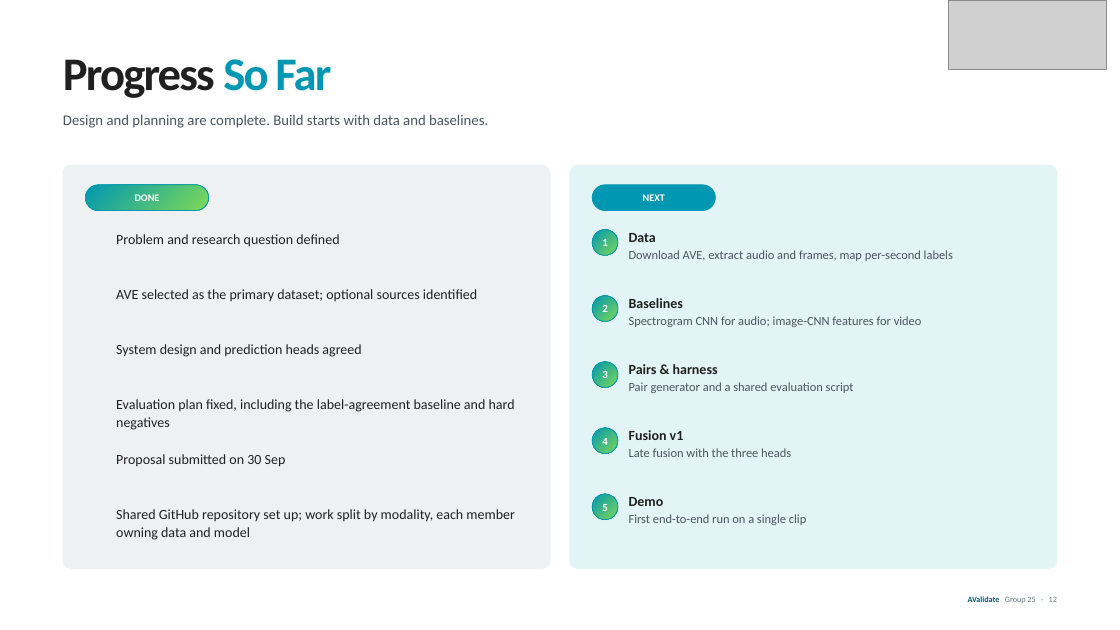
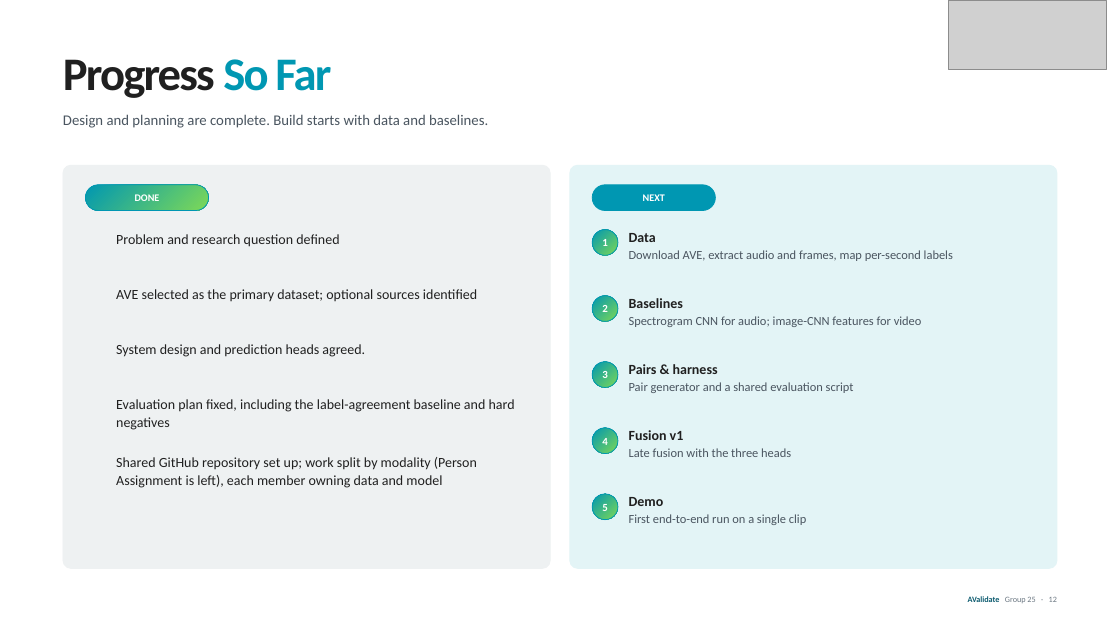
Before and after one commit to NUS-AIS-GCs/Audio-Video-Confidence, a slide deck: slide 12 of Presentations/Group 25 - AValidate - First Presentation V3.pptx. Drawn at 1120x630 pixels with LibreOffice and Linux fonts; fonts in the diff are those of the drawing; grey boxes stand for pictures; background and template pictures are left out. Boxes give left, top, right and bottom in pixels: in the first picture for what was removed or moved away, otherwise in the second. Text is boxed around its words. In the diff, an @@ line names an element or a change of style, - is before the commit and + after.

```diff
--- a/Presentations/Group 25 - AValidate - First Presentation V3.pptx
+++ b/Presentations/Group 25 - AValidate - First Presentation V3.pptx
@@ text at (116, 344, 365, 357): text changed @@
-System design and prediction heads agreed
+System design and prediction heads agreed.
@@ text at (116, 457, 477, 488): text changed @@
-Shared GitHub repository set up; work split by modality, each member owning data and model
+Shared GitHub repository set up; work split by modality (Person Assignment is left), each member owning data and model
@@ text removed at (116, 454, 286, 467) @@
-Proposal submitted on 30 Sep
```
Also in this commit, not shown: 3 other slides changed, 1 other file.
